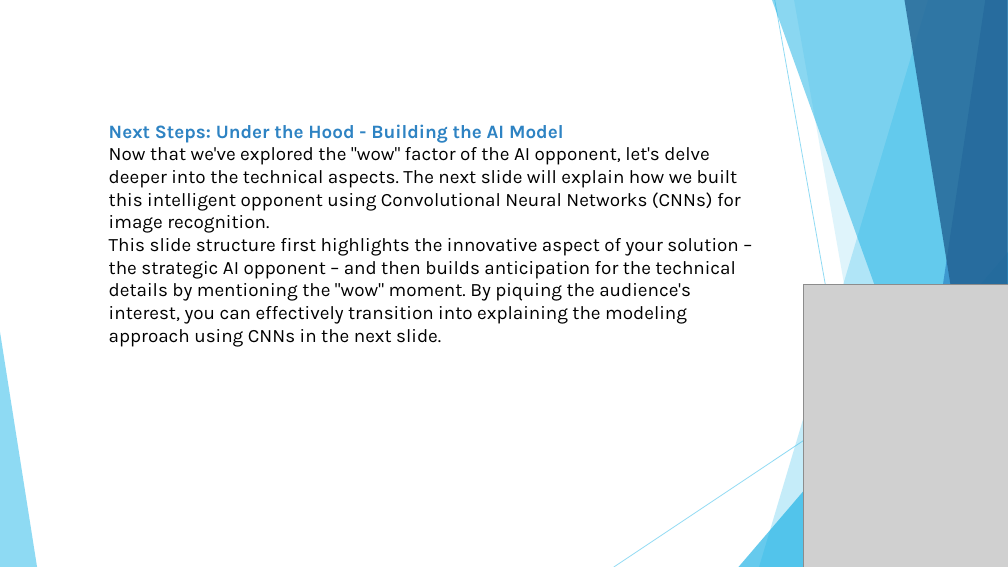
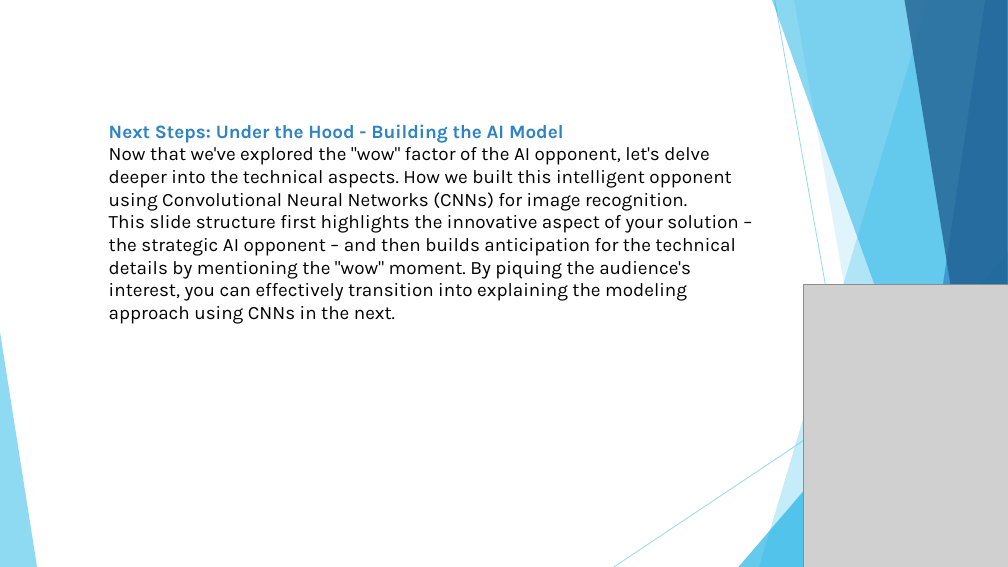
Before and after one commit to Priyadharshini-Y/Rockpaperscissor, a slide deck: slide 11 of rockpaperscissors.pptx. Drawn at 1008x567 pixels with LibreOffice and Linux fonts; fonts in the diff are those of the drawing; grey boxes stand for pictures. Boxes give left, top, right and bottom in pixels: in the first picture for what was removed or moved away, otherwise in the second. Text is boxed around its words. In the diff, an @@ line names an element or a change of style, - is before the commit and + after.

```diff
--- a/rockpaperscissors.pptx
+++ b/rockpaperscissors.pptx
@@ text at box(109, 147, 738, 324): text changed @@
-Now that we've explored the "wow" factor of the AI opponent, let's delve deeper into the technical aspects. The next slide will explain how we built this intelligent opponent using Convolutional Neural Networks (CNNs) for image recognition.
-This slide structure first highlights the innovative aspect of your solution – the strategic AI opponent – and then builds anticipation for the technical details by mentioning the "wow" moment. By piquing the audience's interest, you can effectively transition into explaining the modeling approach using CNNs in the next slide.
+Now that we've explored the "wow" factor of the AI opponent, let's delve deeper into the technical aspects. How we built this intelligent opponent using Convolutional Neural Networks (CNNs) for image recognition.
+This slide structure first highlights the innovative aspect of your solution – the strategic AI opponent – and then builds anticipation for the technical details by mentioning the "wow" moment. By piquing the audience's interest, you can effectively transition into explaining the modeling approach using CNNs in the next.
```
Also in this commit, not shown: 3 other slides changed, 1 slide added, 1 slide removed.
